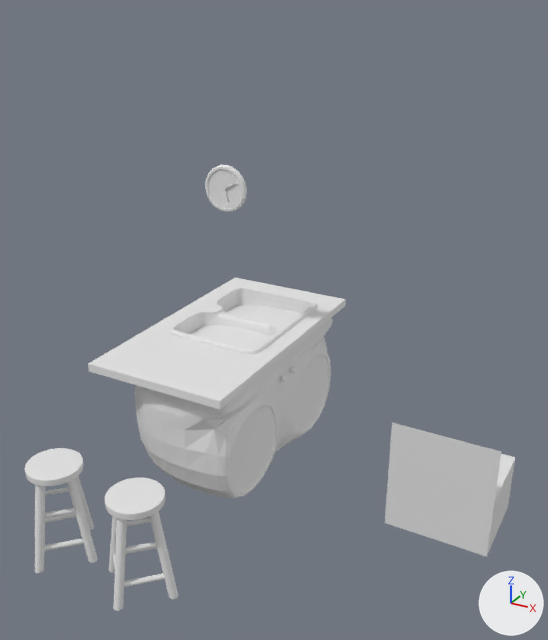
Two versions of the Blender file Kitchen/kitchen.blend, one commit apart.
One viewpoint serves both versions: a camera (50 mm lens) standing at (17.5, -74.7, 57.8) and looking at (-22.3, -2.4, 21.6). The lights are fixed; the arrows at lower right show +X, +Y and +Z.
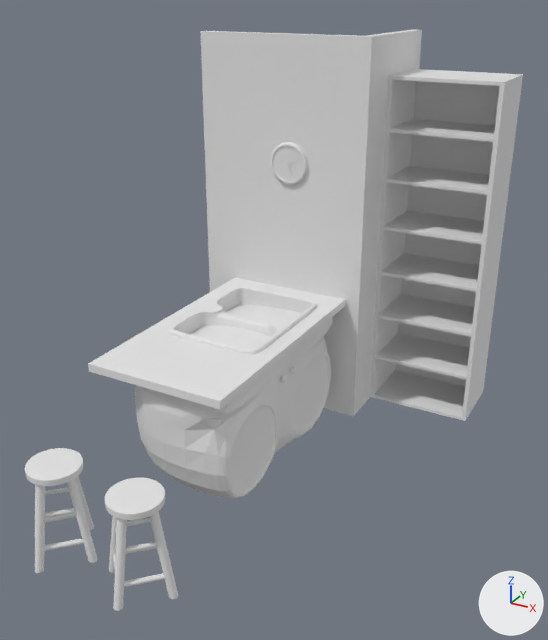
Where the newer file only moved an object's origin or applied its transform, the numbers keep the older frame.

What changed in the scene script:
```text
Change me_circle_006:
    where me_circle_006.from_pydata(...)  # 352 vertices, 322 faces; spans x -1.0..1.0, y -1.0..1.0, z 0.0..0.18
    used by ob_circle_006; location = (-30.0, 0.0, 36.0); rotation_euler = (1.571, 0.0, 0.0), in degrees (90, 0, 0); scale = (2.8, 2.8, 2.8)
    me_circle_006 part 1: the whole mesh is moved by (0.0, 0.0, -5.69)
Change me_plane_008:
    used by ob_plane_004; location = (0.0, 0.0, 3.6); scale = (6.0, 5.0, 1.0)
    remove me_plane_008.from_pydata(...)  # 26 vertices, 22 faces; spans x -1.0..1.0, y -1.0..1.0, z -3.57..10.16
    add me_plane_008.from_pydata(...)  # 158 vertices, 151 faces, 1 loose edge; spans x -1.0..1.0, y -1.0..1.0, z -3.57..43.69
    me_plane_008 part 2: 8 vertices moved from x -1.0..1.0, y -1.0..1.0, z -3.01..3.01 to x -1.0..1.0, y -1.0..1.0, z -3.12..9.8; 10 vertices removed from x -1.0..1.0, y -1.0..1.0, z 0.0..10.16; 142 vertices added at x -1.0..1.0, y -1.0..1.0, z -3.57..43.69
Add me_cube_003:
    me_cube_003.from_pydata([(-43.6, 15.9, -0.2), (-43.6, 15.9, 52.3), (-43.6, 17.4, -0.2), (-43.6, 17.4, 52.3), (-19.0, 15.9, -0.2), (-19.0, 15.9, 52.3), (-19.0, 17.4, -0.2), (-19.0, 17.4, 52.3), (-20.5, 17.4, -0.2), (-20.5, 17.4, 52.3), (-19.0, 34.4, -0.2), (-19.0, 34.4, 52.3), (-20.5, 34.4, -0.2), (-20.5, 34.4, 52.3), (-20.5, 17.4, -0.2), (-20.5, 15.9, -0.2), (-20.5, 15.9, 52.3)], [], [(0, 1, 3, 2), (14, 9, 7, 6), (6, 7, 5, 4), (15, 16, 1, 0), (14, 6, 4, 15), (9, 3, 1, 16), (6, 7, 9, 8), (8, 9, 13, 12), (12, 13, 11, 10), (10, 11, 7, 6), (8, 12, 10, 6), (13, 9, 7, 11), (7, 9, 16, 5), (2, 14, 15, 0), (4, 5, 16, 15), (2, 3, 9, 14)])
Change ob_plane_004:
    ob_plane_004.location: (0.0, 0.0, 3.6) -> (-11.6, 27.2, 3.6)
    ob_plane_004.scale: (6.0, 5.0, 1.0) -> (7.44, 5.0, 1.0)
Add ob_cube_001:
    ob_cube_001 = bpy.data.objects.new('Cube.001', me_cube_003)
    ob_cube_001.location = (0.0, 0.0, 0.0)
```

Pixel boxes [x1, y1, x2, y2] of what changed, in the pictures (548 x 640 px):
'Plane.004', reshaped, moved, rescaled (18% wider, 160% taller)
    before: [385, 422, 515, 557]
    after: [370, 69, 523, 421]
'Cube.001', added
    after: [200, 29, 422, 416]
'Circle.006', mesh moved
    before: [205, 165, 247, 212]
    after: [270, 142, 308, 184]
